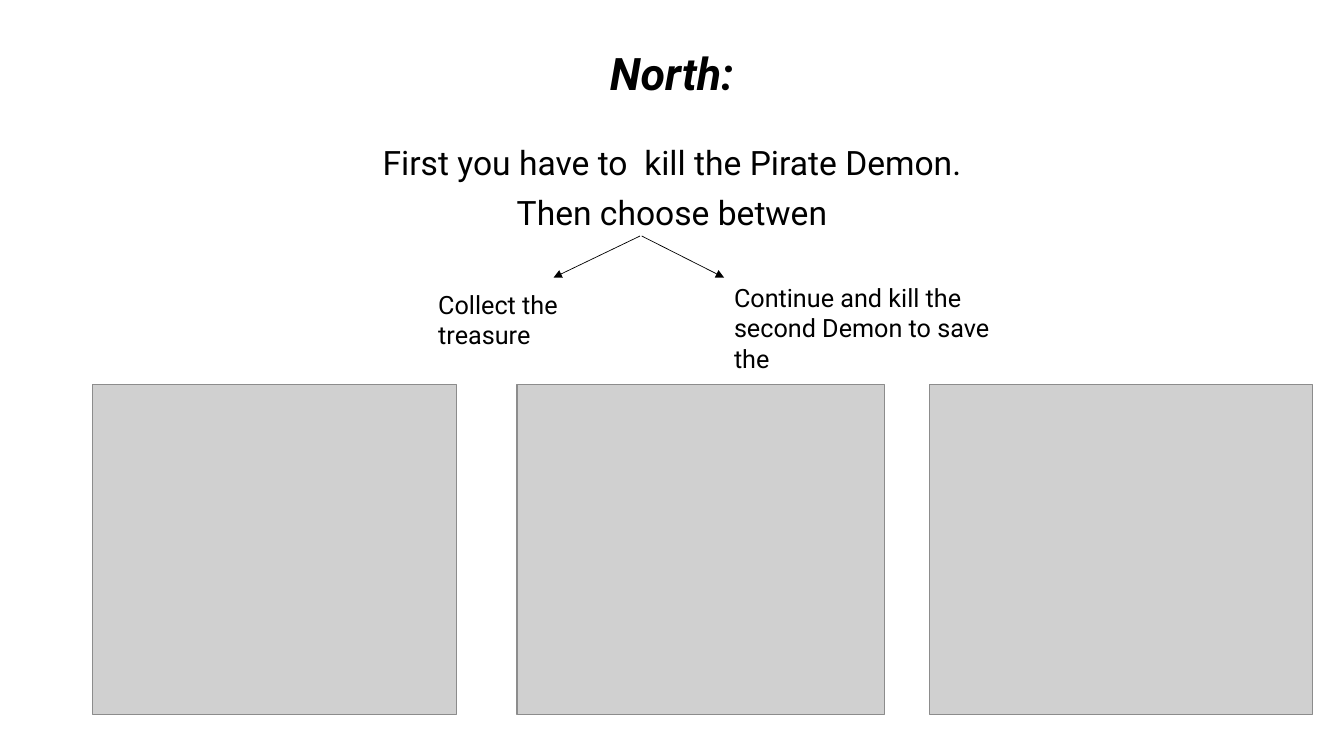
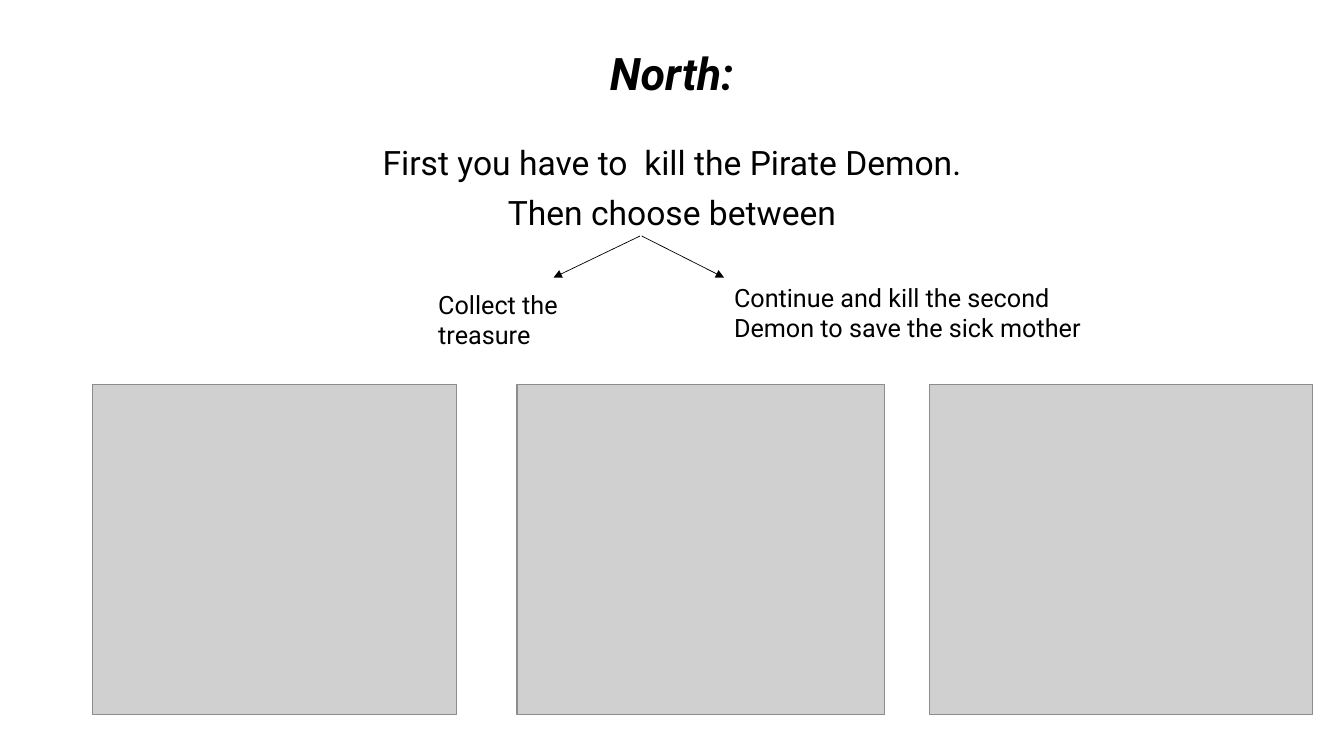
Before and after one commit to Nourcova/Interactive_story, a slide deck: slide 6 of Presentation1 edited.pptx (slide 7 before the commit). Drawn at 1344x756 pixels with LibreOffice and Linux fonts; fonts in the diff are those of the drawing; grey boxes stand for pictures. Boxes give left, top, right and bottom in pixels: in the first picture for what was removed or moved away, otherwise in the second. Text is boxed around its words. In the diff, an @@ line names an element or a change of style, - is before the commit and + after.

```diff
--- a/Presentation1 edited.pptx
+++ b/Presentation1 edited.pptx
@@ text at <box>508,199,836,226</box>: text changed @@
-Then choose betwen
+Then choose between
@@ text at <box>734,288,1080,338</box>: text changed @@
-Continue and kill the second Demon to save the
+Continue and kill the second Demon to save the sick mother
```
Also in this commit, not shown: 2 other slides changed, 1 other file.
